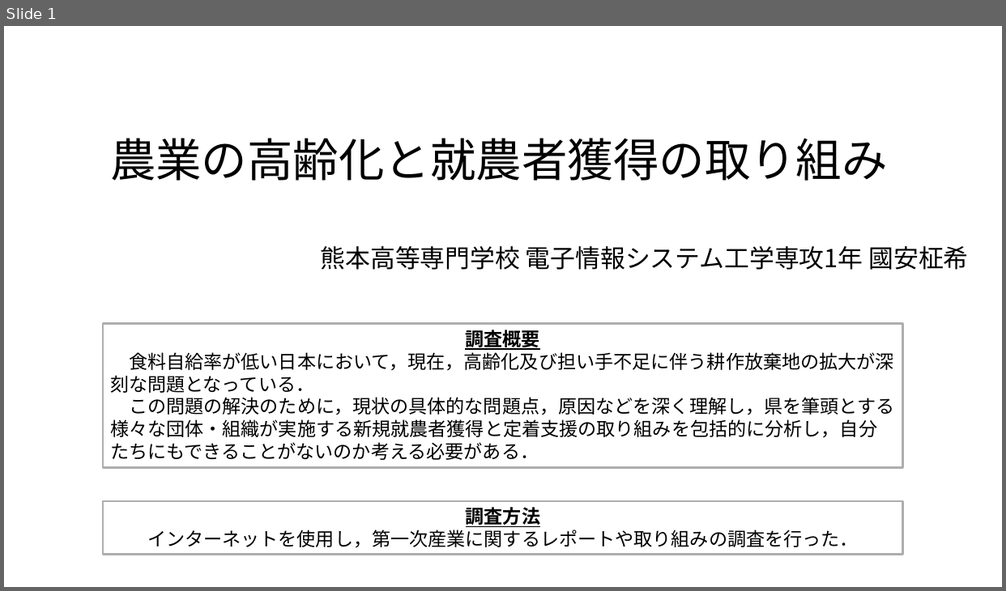
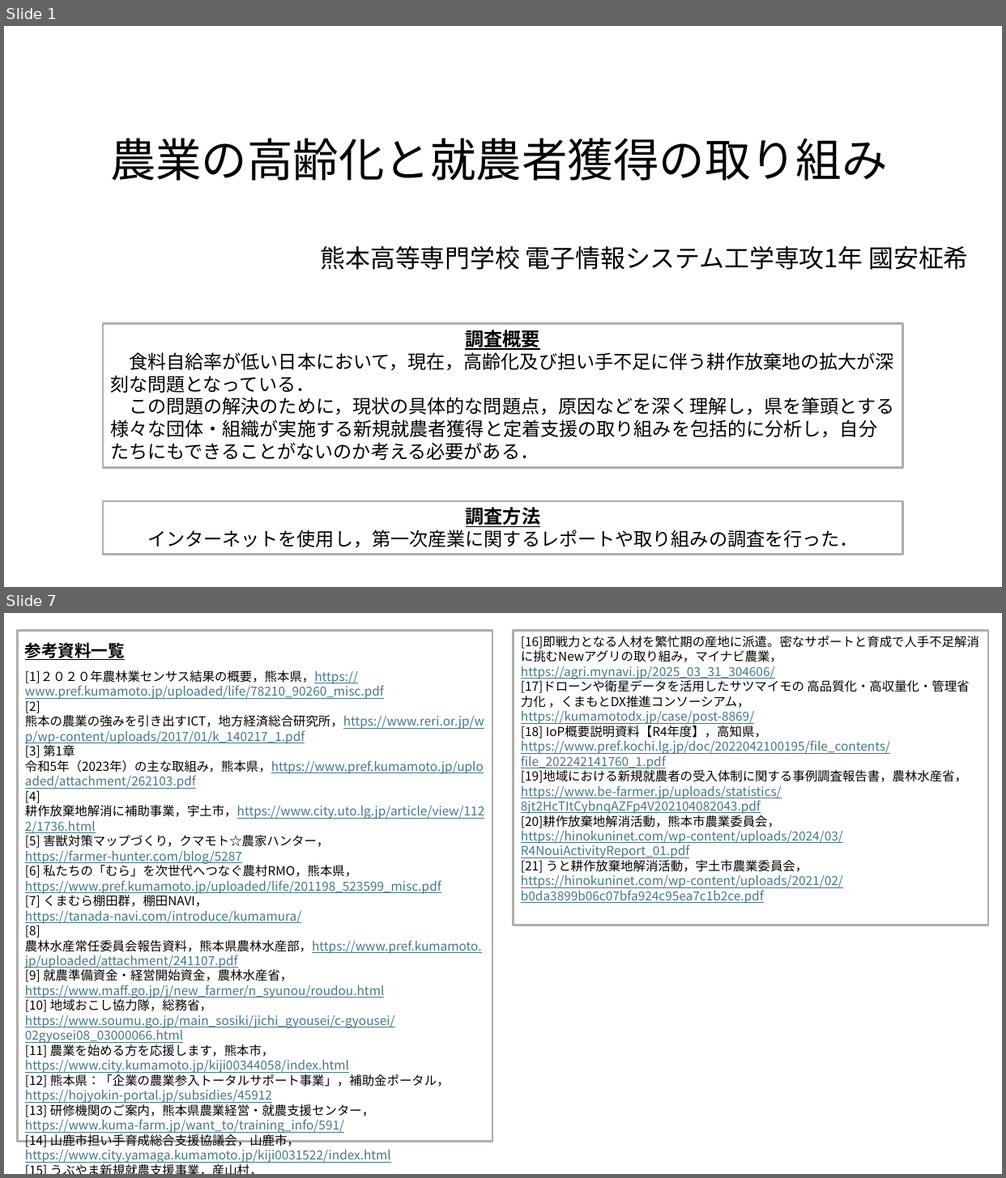
Before and after one commit to MtqRon/AE1st, a slide deck: corp_soci/企業化と社会.pptx. Shown one above the other, each under a label of ours: slide 1 before the commit, slides 1 and 7 after it; the slides between them are not shown. The pictures are 1006x591 and 1006x1178 pixels, drawn with LibreOffice and Linux fonts; fonts in the diff are those of the drawing. Boxes give left, top, right and bottom in pixels: in the first picture for what was removed or moved away, otherwise in the second. Text is boxed around its words. In the diff, an @@ line names an element or a change of style, - is before the commit and + after.

```diff
--- a/corp_soci/企業化と社会.pptx
+++ b/corp_soci/企業化と社会.pptx
@@ slide 7 added at (4,613,1002,1174), background #FFFFFF @@
@@ rectangle added at (18,630,492,1142), outline #AEAEAE 2.25 pt, 12 pt, text #467886, underline @@
+[1]２０２０年農林業センサス結果の概要，熊本県，https://www.pref.kumamoto.jp/uploaded/life/78210_90260_misc.pdf
+[2] 熊本の農業の強みを引き出すICT，地方経済総合研究所，https://www.reri.or.jp/wp/wp-content/uploads/2017/01/k_140217_1.pdf
+[3] 第1章 令和5年（2023年）の主な取組み，熊本県，https://www.pref.kumamoto.jp/uploaded/attachment/262103.pdf
+[4] 耕作放棄地解消に補助事業，宇土市，https://www.city.uto.lg.jp/article/view/1122/1736.html
+[5] 害獣対策マップづくり，クマモト☆農家ハンター，
+https://farmer-hunter.com/blog/5287
+[6] 私たちの「むら」を次世代へつなぐ農村RMO，熊本県，
+https://www.pref.kumamoto.jp/uploaded/life/201198_523599_misc.pdf
+[7] くまむら棚田群，棚田NAVI，
+https://tanada-navi.com/introduce/kumamura/
+[8] 農林水産常任委員会報告資料，熊本県農林水産部，https://www.pref.kumamoto.jp/uploaded/attachment/241107.pdf
+[9] 就農準備資金・経営開始資金，農林水産省，
+https://www.maff.go.jp/j/new_farmer/n_syunou/roudou.html
+[10] 地域おこし協力隊，総務省，
+https://www.soumu.go.jp/main_sosiki/jichi_gyousei/c-gyousei/02gyosei08_03000066.html
+[11] 農業を始める方を応援します，熊本市，
+https://www.city.kumamoto.jp/kiji00344058/index.html
+[12] 熊本県：「企業の農業参入トータルサポート事業」，補助金ポータル，https://hojyokin-portal.jp/subsidies/45912
+[13] 研修機関のご案内，熊本県農業経営・就農支援センター，
+https://www.kuma-farm.jp/want_to/training_info/591/
+[14] 山鹿市担い手育成総合支援協議会，山鹿市，
+https://www.city.yamaga.kumamoto.jp/kiji0031522/index.html
+[15] うぶやま新規就農支援事業，産山村，
+https://www.ubuyama-v.jp/iju/1006.html
@@ rectangle added at (513,630,988,925), outline #AEAEAE 2.25 pt, 12 pt, text #467886, underline @@
+[16]即戦力となる人材を繁忙期の産地に派遣。密なサポートと育成で人手不足解消に挑むNewアグリの取り組み，マイナビ農業，
+https://agri.mynavi.jp/2025_03_31_304606/
+[17]ドローンや衛星データを活用したサツマイモの 高品質化・高収量化・管理省力化 ，くまもとDX推進コンソーシアム，
+https://kumamotodx.jp/case/post-8869/
+[18] IoP概要説明資料【R4年度】，高知県，
+https://www.pref.kochi.lg.jp/doc/2022042100195/file_contents/file_202242141760_1.pdf
+[19]地域における新規就農者の受入体制に関する事例調査報告書，農林水産省，
+https://www.be-farmer.jp/uploads/statistics/8jt2HcTItCybnqAZFp4V202104082043.pdf
+[20]耕作放棄地解消活動，熊本市農業委員会，
+https://hinokuninet.com/wp-content/uploads/2024/03/R4NouiActivityReport_01.pdf
+[21] うと耕作放棄地解消活動，宇土市農業委員会，
+https://hinokuninet.com/wp-content/uploads/2021/02/b0da3899b06c07bfa924c95ea7c1b2ce.pdf
@@ text added at (25,642,125,660), 16 pt, text #000000, bold, underline @@
+参考資料一覧
```
Also in this commit, not shown: 1 slide changed, 4 other slides added, 1 other file.
